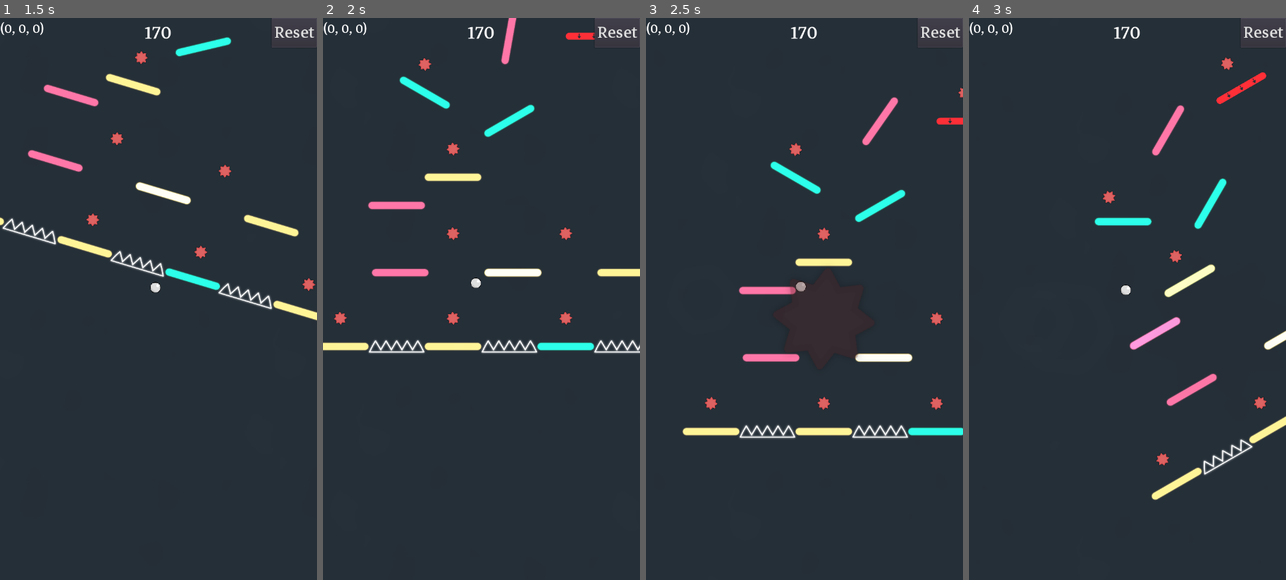
Above: before the commit, frames 1-4 (left to right).
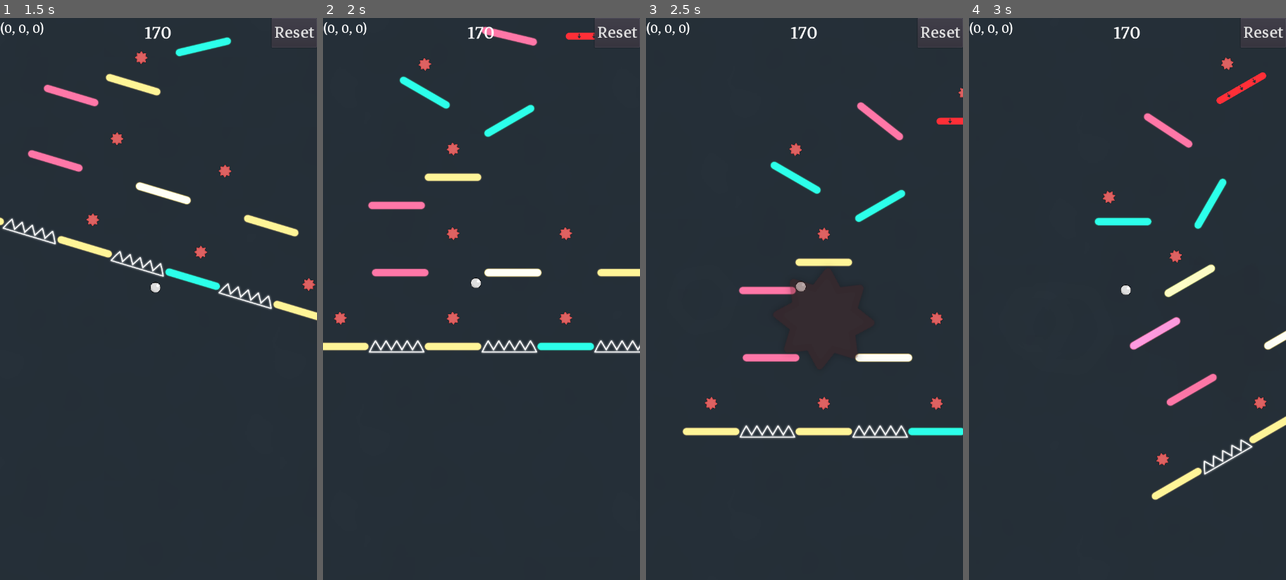
Above: after the commit, the same moments.

Repository: dolorismachina/Pivot
Game: Godot game, scene res://Scenes/Main/Main.tscn
The game is run twice, just before and just after one commit, with the same random seed, the same clock (stepped at 60 frames per second) and the same inputs. The engine's default icon, where the game draws it, is replaced by a stand-in: a white triangle on a blue panel in a dark square.
Inputs (mouse positions are in pixels of both pictures, inside the frame that each line leads up to):
- Up to frame 1 (1.5 s): click "Reset" at 0.5 s; move the mouse to (142, 411) at 1.27 s; hold Right (ui_right) from 1.28 s (still down); hold Space (space) from 1.28 s (still down); click (142, 411) at 1.42 s
- Up to frame 2 (2 s): keep holding Right (ui_right); keep holding Space (space)
- Up to frame 3 (2.5 s): keep holding Right (ui_right); move the mouse to (899, 383) at 2.02 s; release Space (space) at 2.03 s; tap Space (space) at 2.1 s
- Up to frame 4 (3 s): move the mouse to (1032, 214) at 2.77 s; release Right (ui_right) at 2.78 s; hold Left (ui_left) from 2.78 s (still down); hold Space (space) from 2.78 s (still down)

Frame 1 is identical in both runs. In frame 2, 0.4% of the frame differs, in the area x 50-68%, y 0-9%; in frame 3, 0.5%; in frame 4, 0.5%, in the area x 55-71%, y 15-25%.
Error in both runs: Invalid get index 'modulate' (on base: 'Tween'). (res://Scenes/Blocks/Block/Block.gd:52)

Commit message:
Reset state of blocks in the level when it's reset
This should allow for a full reset of a level.

Diff:
--- a/Scenes/Blocks/Block/Block.gd
+++ b/Scenes/Blocks/Block/Block.gd
@@ -113,3 +113,7 @@
 func _on_ColliderTimer_timeout():
 	if is_enabled:
 		$CollisionShape2D.disabled = false
+
+
+func reset():
+	pass
--- a/Scenes/Blocks/FallingBlock/FallingBlock.gd
+++ b/Scenes/Blocks/FallingBlock/FallingBlock.gd
@@ -4,6 +4,8 @@
 
 
 export (int) var max_touches = 2
+onready var default_position = position
+
 var numbers_touched = 0
 
 var is_falling : bool = false
@@ -41,9 +43,20 @@
 	is_falling = true
 
 
+func reset():
+	numbers_touched = 0
+	is_falling = false
+	position = default_position
+	velocity = 0
+
+	set_process(false)
+
+
 # Called in reaction to contact with the ball.
 func contact() -> void:
 	.contact()
+
+	set_process(true)
 
 	numbers_touched += 1
 	if numbers_touched >= max_touches:
--- a/Scenes/Blocks/SpinningBlock/SpinningBlock.gd
+++ b/Scenes/Blocks/SpinningBlock/SpinningBlock.gd
@@ -2,5 +2,11 @@
 class_name SpinningBlock
 
 
+onready var default_rotation = rotation
+
 func _process(delta):
 	self.rotate(deg2rad(50) * delta)
+
+
+func reset():
+	rotation = default_rotation
--- a/Scenes/Collectables/Collectable.gd
+++ b/Scenes/Collectables/Collectable.gd
@@ -3,6 +3,8 @@
 
 
 export (int) var value = 100
+
+onready var default_scale = $Sprite.scale
 
 
 func _process(delta):
@@ -17,3 +19,15 @@
 	$TweenOpacity.interpolate_property($Sprite, 'modulate', $Sprite.modulate,
 		Color(0, 0, 0, 0), 1, Tween.TRANS_CUBIC, Tween.EASE_OUT)
 	$TweenOpacity.start()
+
+	disable()
+
+
+func reset():
+	$CollisionShape2D.call_deferred('set_disabled', false)
+	$Sprite.modulate = Color(1, 1, 1, 1)
+	$Sprite.scale = default_scale
+
+
+func disable():
+	$CollisionShape2D.call_deferred('set_disabled', true)
--- a/Scenes/Levels/Level.gd
+++ b/Scenes/Levels/Level.gd
@@ -27,16 +27,24 @@
 	$Pivot.rotation_degrees = 0
 
 	reset_blocks()
+	reset_collectables()
+
+
+func reset_collectables():
+	var items = $Pivot/Content/Collectables.get_children()
+	for item in items:
+		item.reset()
 
 
 func reset_blocks():
+	# Reset blocks to default state
 	var blocks = $Pivot/Content/Blocks.get_children()
-
-	for b in blocks:
-		if not b is Block:
+	for block in blocks:
+		if not block is Block:
 			return
 
-		var block = (b as Block)
+		block = (block as Block)
+		block.reset()
 
 
 func start():
